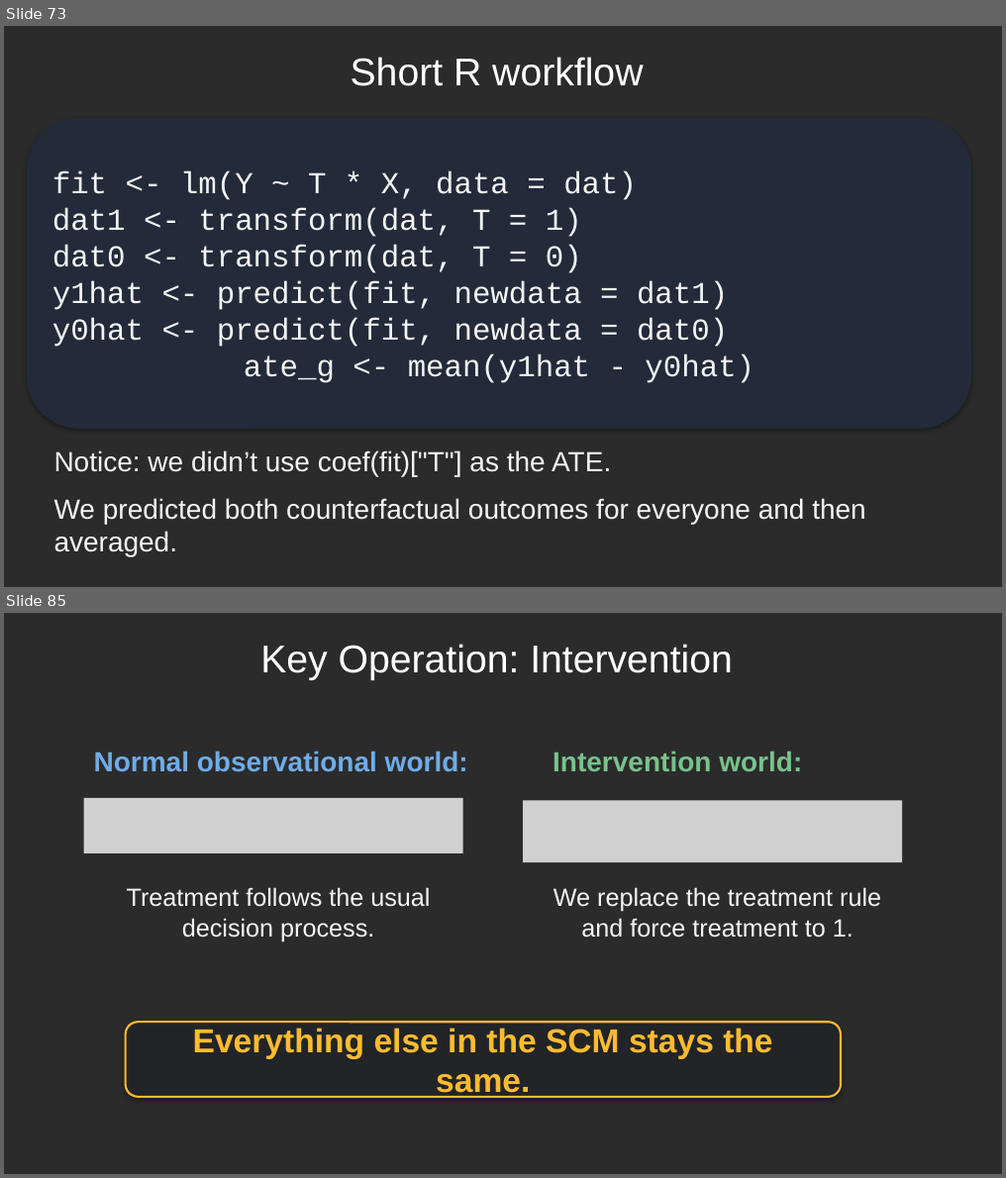
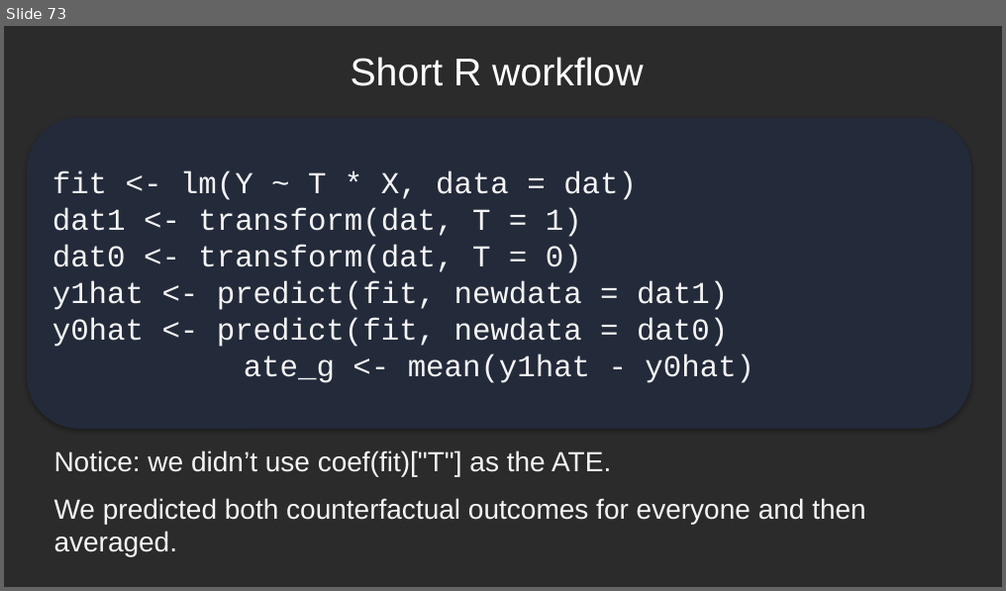
Before and after one commit to djghosh1123/STAT-7900-Causal-Analysis, a slide deck: Lectures/Lecture 4.pptx. Shown one above the other, each under a label of ours: slides 73 and 85 before the commit, slide 73 after it; the slides between them are not shown. The pictures are 1006x1178 and 1006x591 pixels, drawn with LibreOffice and Linux fonts; fonts in the diff are those of the drawing; grey boxes stand for pictures; background and template pictures are left out; a plain dark background stands for a picture behind light text. Boxes give left, top, right and bottom in pixels: in the first picture for what was removed or moved away, otherwise in the second. Text is boxed around its words. In the diff, an @@ line names an element or a change of style, - is before the commit and + after.

```diff
--- a/Lectures/Lecture 4.pptx
+++ b/Lectures/Lecture 4.pptx
@@ slide 85 removed at bbox=[4, 613, 1002, 1174], background picture (left out) @@
@@ text removed at bbox=[260, 644, 733, 680] @@
-Key Operation: Intervention
@@ text removed at bbox=[94, 751, 468, 772] @@
-Normal observational world:
@@ text removed at bbox=[552, 751, 802, 771] @@
-Intervention world:
@@ picture removed at bbox=[84, 797, 463, 854] @@
@@ picture removed at bbox=[523, 801, 902, 862] @@
@@ text removed at bbox=[127, 887, 430, 942] @@
-Treatment follows the usual decision process.
@@ text removed at bbox=[553, 887, 881, 938] @@
-We replace the treatment rule and force treatment to 1.
@@ rounded rectangle removed at bbox=[126, 1022, 842, 1097] @@
-Everything else in the SCM stays the same.
```
Also in this commit, not shown: 26 other slides removed, 3 other files.
